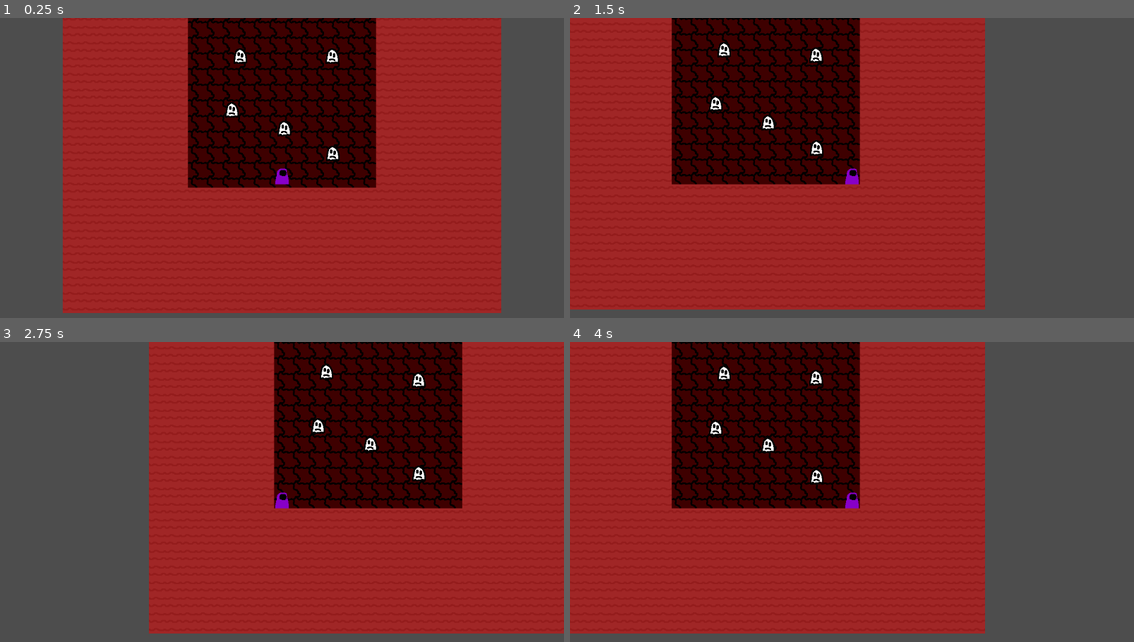
Above: before the commit, frames 1-4 (two rows, left to right).
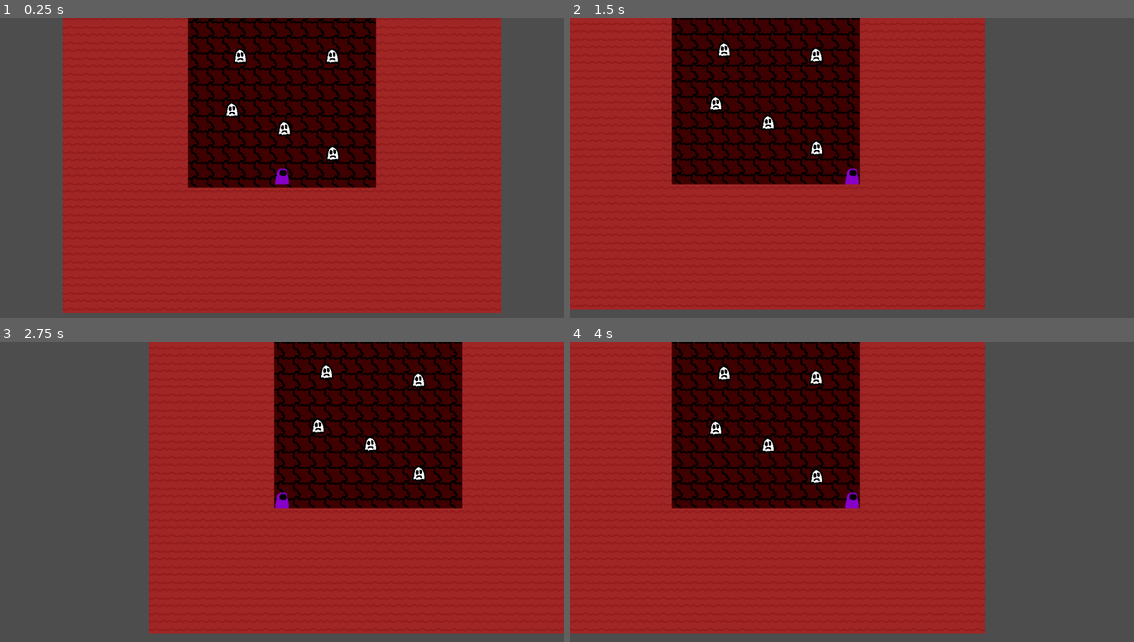
Above: after the commit, the same moments.

Repository: PeachPie413/rgdc-gamejam-2024
Game: Godot game, scene res://scenes/main.tscn
The game is run twice, just before and just after one commit, with the same random seed, the same clock (stepped at 60 frames per second) and the same inputs. The engine's default icon, where the game draws it, is replaced by a stand-in: a white triangle on a blue panel in a dark square.
Inputs (mouse positions are in pixels of both pictures, inside the frame that each line leads up to):
- Up to frame 1 (0.25 s): no input
- Up to frame 2 (1.5 s): move the mouse to (976, 162) at 0.52 s; press the mouse at (976, 162) at 0.53 s; hold D (move_right) from 0.53 s (still down); tap Space (jump) at 0.77 s; move the mouse to (739, 192) at 1.27 s; release the mouse at (739, 192) at 1.28 s; click (739, 192) at 1.35 s
- Up to frame 3 (2.75 s): tap Space (jump) at 1.52 s; move the mouse to (338, 432) at 2.02 s; release D (move_right) at 2.03 s; press the mouse at (338, 432) at 2.03 s; hold A (move_left) from 2.03 s (still down)
- Up to frame 4 (4 s): move the mouse to (823, 564) at 2.77 s; release A (move_left) at 2.78 s; release the mouse at (823, 564) at 2.78 s; hold D (move_right) from 2.78 s (still down); click (823, 564) at 2.85 s; tap Space (jump) at 3.02, 3.77 s; move the mouse to (1021, 549) at 3.52 s; press the mouse at (1021, 549) at 3.53 s

The runs differ from the first frame. In frame 1, less than 0.1% of the frame differs, in the area x 40-60%, y 11-47%; in frame 2, less than 0.1%; in frame 3, less than 0.1%, in the area x 55-75%, y 8-46%; in frame 4, less than 0.1%.

Commit message:
(Re)Animated Ghosts

Diff:
--- a/scenes/soul.tscn
+++ b/scenes/soul.tscn
@@ -1,7 +1,22 @@
-[gd_scene load_steps=4 format=3 uid="uid://cefecf8xwdrr"]
+[gd_scene load_steps=6 format=3 uid="uid://cefecf8xwdrr"]
 
 [ext_resource type="Script" path="res://scripts/soul.gd" id="1_dewtx"]
-[ext_resource type="Texture2D" uid="uid://lcjhoqv4q21m" path="res://sprites/ghost.png" id="2_lpjn2"]
+[ext_resource type="Texture2D" uid="uid://cse2yoda2tt3u" path="res://sprites/ghost2.png" id="2_x6peb"]
+[ext_resource type="Texture2D" uid="uid://bxxgwogbw0lyq" path="res://sprites/ghost3.png" id="3_mha32"]
+
+[sub_resource type="SpriteFrames" id="SpriteFrames_ay83x"]
+animations = [{
+"frames": [{
+"duration": 1.0,
+"texture": ExtResource("2_x6peb")
+}, {
+"duration": 1.0,
+"texture": ExtResource("3_mha32")
+}],
+"loop": true,
+"name": &"default",
+"speed": 2.0
+}]
 
 [sub_resource type="CircleShape2D" id="CircleShape2D_88csg"]
 radius = 23.0
@@ -9,9 +24,11 @@
 [node name="Soul" type="Area2D"]
 script = ExtResource("1_dewtx")
 
-[node name="Sprite" type="Sprite2D" parent="."]
+[node name="Sprite" type="AnimatedSprite2D" parent="."]
 position = Vector2(0, -1)
-texture = ExtResource("2_lpjn2")
+sprite_frames = SubResource("SpriteFrames_ay83x")
+autoplay = "default"
+frame_progress = 0.298165
 
 [node name="CollisionShape2D" type="CollisionShape2D" parent="."]
 shape = SubResource("CircleShape2D_88csg")
Binary file added: sprites/ghost2.png
Not shown, added: sprites/ghost2.png.import
Binary file added: sprites/ghost3.png
Not shown, added: sprites/ghost3.png.import
